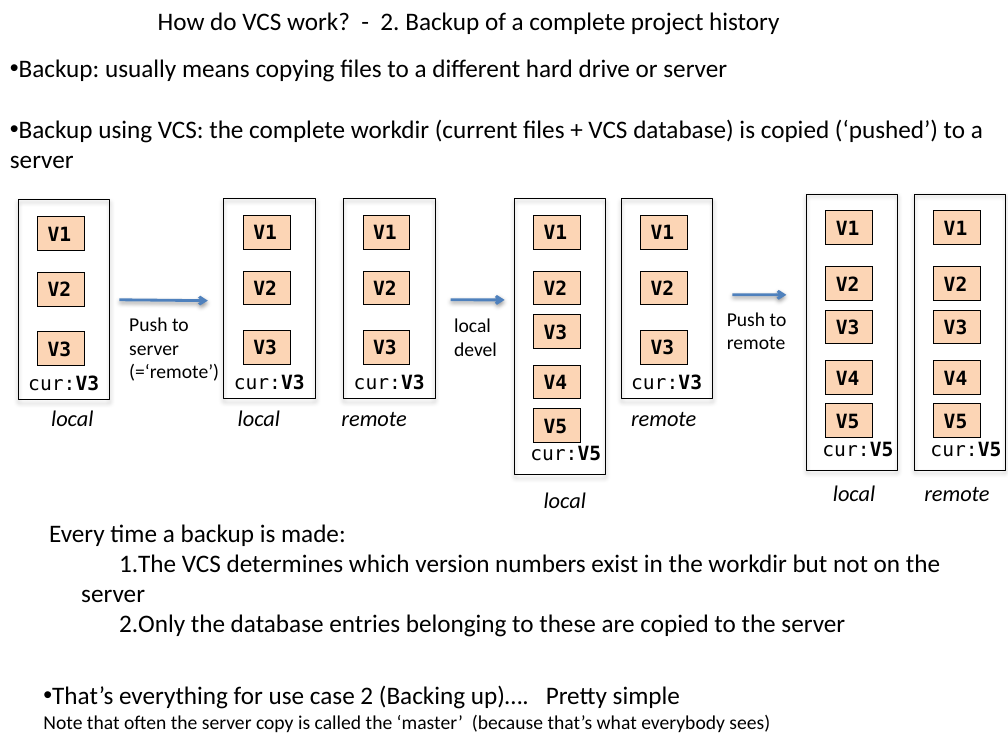
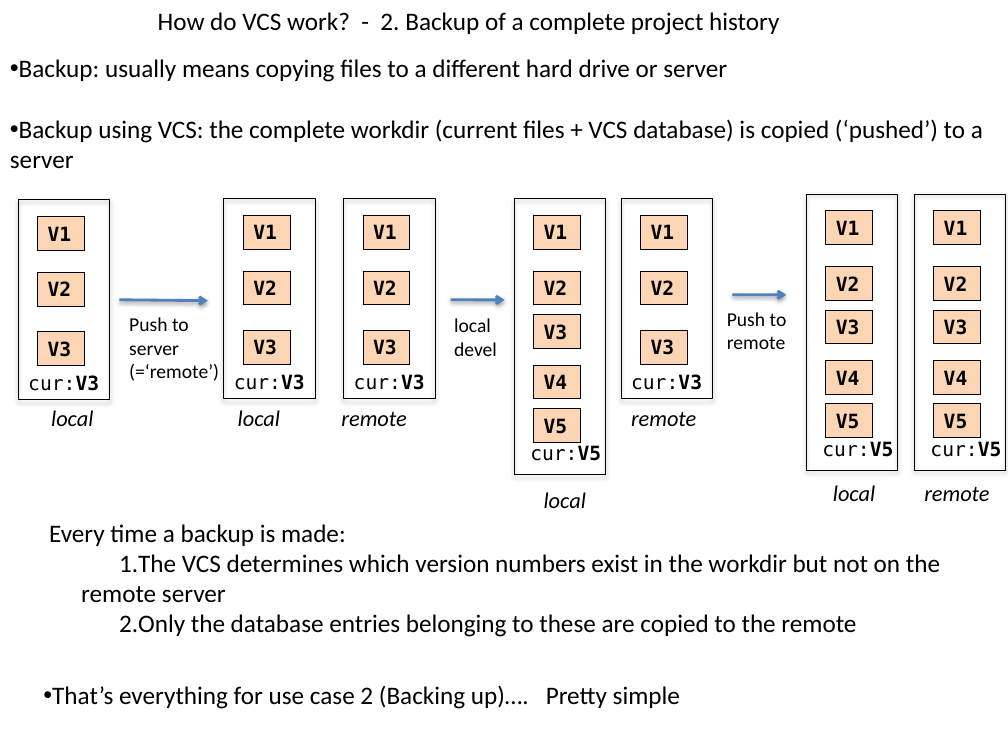
Before and after one commit to flosopher/gittalk, a slide deck: slide 7 of git_python_kurs.pptx. Drawn at 1008x756 pixels with LibreOffice and Linux fonts; fonts in the diff are those of the drawing. Boxes give left, top, right and bottom in pixels: in the first picture for what was removed or moved away, otherwise in the second. Text is boxed around its words. In the diff, an @@ line names an element or a change of style, - is before the commit and + after.

Commit message:
final final version of ppt

```diff
--- a/git_python_kurs.pptx
+++ b/git_python_kurs.pptx
@@ text at (81,554,940,637): text changed @@
-1. The VCS determines which version numbers exist in the workdir but not on the server
-2. Only the database entries belonging to these are copied to the server
+1. The VCS determines which version numbers exist in the workdir but not on the remote server
+2. Only the database entries belonging to these are copied to the remote
@@ text at (43,715,770,732): paragraph removed @@
-Note that often the server copy is called the ‘master’ (because that’s what everybody sees)
```
Also in this commit, not shown: 2 other slides changed, 1 slide added.
